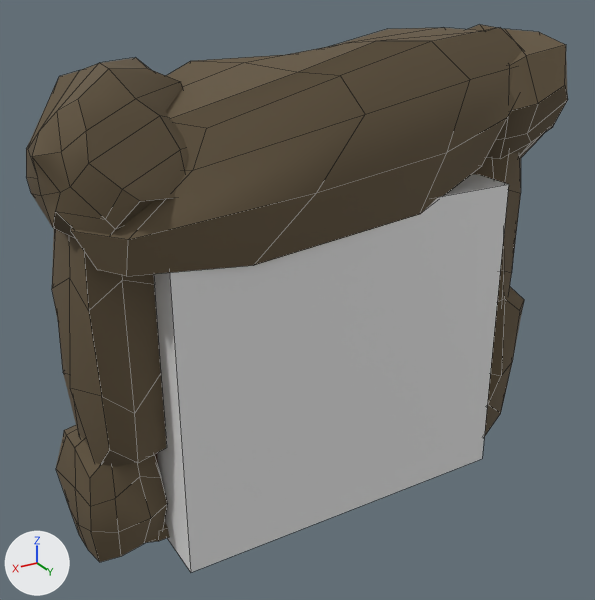
The FBX model Assets/Meshes/doorway.fbx, before and after one commit.
The view is the same before and after, from a camera (50 mm lens) standing at (18.27, 31.98, 7.02) and looking at (12.55, 22.44, 2.25). The axes (+X, +Y, +Z) are drawn at lower left. The lights are the same throughout. Mesh edges are drawn as thin lines.

Names of what the first picture shows: 'cave_doorway'.
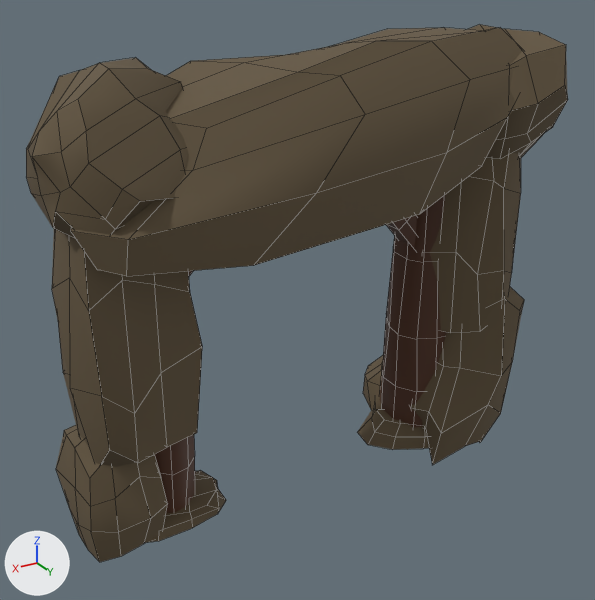
What changed in the scene script:
```text
Change me_cylinder_003:
    where me_cylinder_003.from_pydata(...)  # 987 vertices, 871 faces; spans x -4.06..3.91, y -1.31..1.72, z -2.09..4.98
    used by ob_cave_doorway; location = (12.34, 22.29, 1.01)
    me_cylinder_003 part 1: the loose piece of 8 vertices spanning x -2.56..2.66, y 0.36..1.44, z -1.74..2.89 is deleted
    remove me_cylinder_003.materials.append(mat_other)  # white #e7e7e7
```

What differs and where, as boxes [x1, y1, x2, y2] in the pictures (595 x 600 px):
'cave_doorway', reshaped: before [26, 25, 568, 572]; after [26, 25, 568, 562]
part 1 of me_cylinder_003, deleted: before [153, 175, 509, 572]
